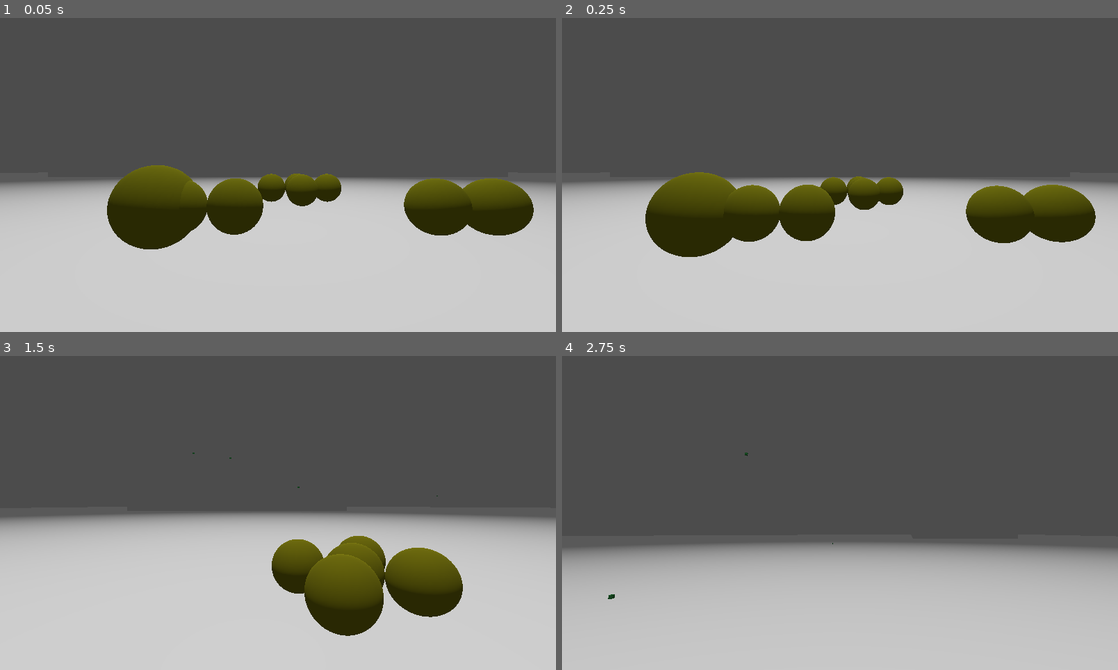
Above: before the commit, frames 1-4 (two rows, left to right).
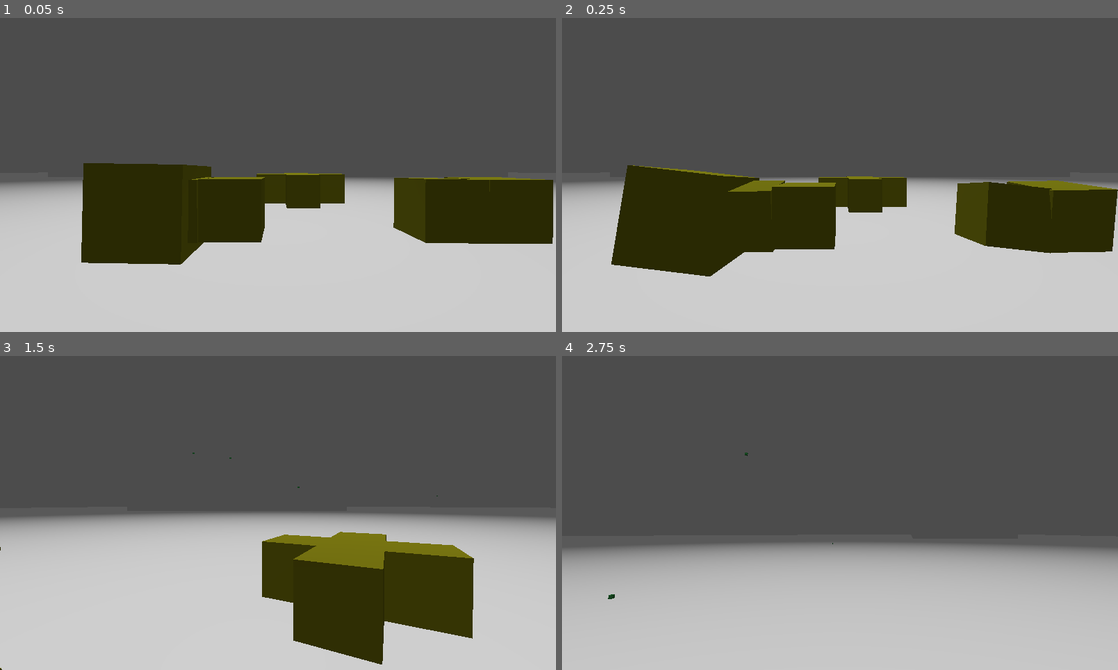
Above: after the commit, the same moments.

Repository: Dunkhan/DarwinsGarden
Game: Godot game, scene res://World.tscn
Same seed, same stepped clock (60 frames per second), same inputs: the game is played once before the commit and once after it.
Inputs (mouse positions are in pixels of both pictures, inside the frame that each line leads up to):
- Up to frame 1 (0.05 s): no input
- Up to frame 2 (0.25 s): no input
- Up to frame 3 (1.5 s): move the mouse to (305, 506) at 0.52 s; hold Up (ui_up) from 0.53 s (still down); click (305, 506) at 0.67 s; move the mouse to (250, 509) at 1.27 s
- Up to frame 4 (2.75 s): keep holding Up (ui_up); move the mouse to (851, 500) at 2.02 s

The runs differ from the first frame. In frame 1, 10% of the frame differs, in the area x 14-100%, y 46-79%; in frame 2, 11%, in the area x 8-100%, y 46-83%; in frame 3, 7.1%; in frame 4, nothing differs.

Commit message:
fixed new creature spawn positions. Changed creature render to squares for better movement readability

Diff:
--- a/Creature/Creature.gd
+++ b/Creature/Creature.gd
@@ -51,5 +51,6 @@
 	print("procreating")
 	nutrition = nutrition/2
 	var new_genome = genetics.mutate()
-	get_parent().creature_from_genome(new_genome, get_transform().origin)
+	print(str(part.rigid_body.get_global_transform().origin))
+	get_parent().creature_from_genome(new_genome, part.rigid_body.get_global_transform().origin)
 	process_color()
--- a/Creature/Part.gd
+++ b/Creature/Part.gd
@@ -98,8 +98,6 @@
 	organs.append(organ)
 	rigid_body.contact_monitor = true
 	rigid_body.contacts_reported = 4
-	rigid_body.collision_layer = rigid_body.collision_layer | (4 << 1)
-	rigid_body.collision_mask = rigid_body.collision_mask | (4 << 1)
 	rigid_body.connect("body_entered", self, "on_food_collision")
 	return 0.05
 
--- a/Creature/Part.tscn
+++ b/Creature/Part.tscn
@@ -4,7 +4,7 @@
 
 [sub_resource type="SphereShape" id=1]
 
-[sub_resource type="SphereMesh" id=2]
+[sub_resource type="CubeMesh" id=2]
 
 [node name="Part" type="Spatial"]
 script = ExtResource( 1 )
--- a/TestScript.gd
+++ b/TestScript.gd
@@ -65,7 +65,7 @@
 func creature_from_genome(genome, position : Vector3):
 	var c = Creature.instance()
 	var t  = c.get_transform()
-	t.origin = Vector3(position.x + randf()*2-1, position.y + randf(), position.z + randf()*2-1)
+	t.origin = Vector3(position.x + randf()*2-1, position.y + 5, position.z + randf()*2-1)
 	c.set_transform(t)
 	add_child(c)
 	c.genome = genome
@@ -83,6 +83,5 @@
 	var f = Food.instance()
 	var t = f.get_transform()
 	t.origin = position
-	#t.origin = Vector3(randf()*1, 10, randf()*1)
 	f.set_transform(t)
 	add_child(f)
